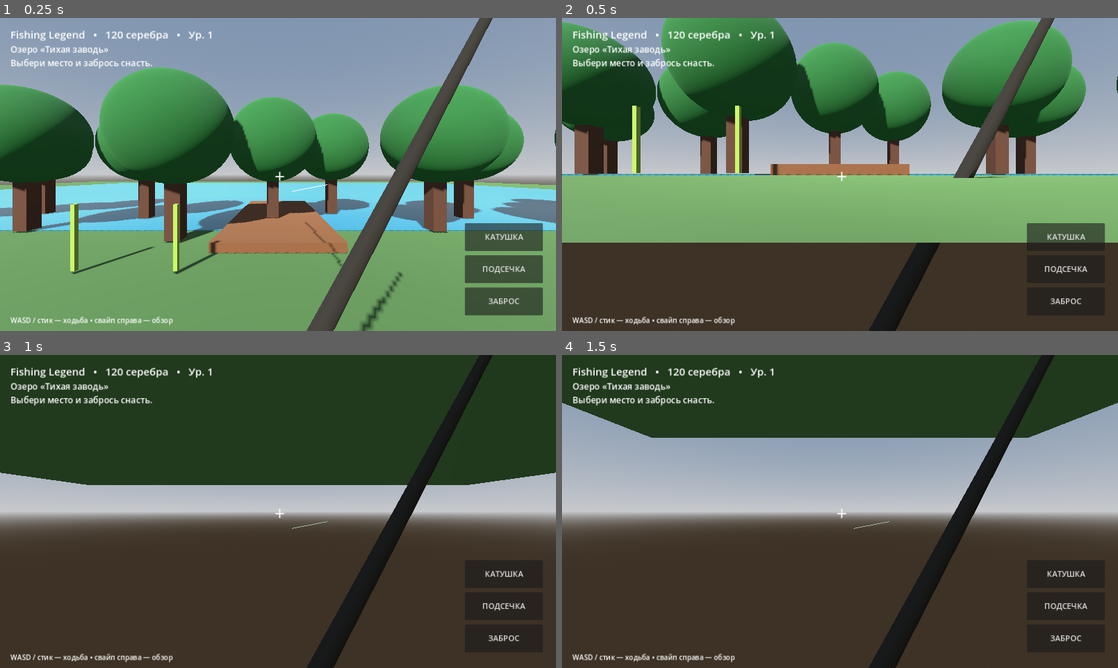
Above: before the commit, frames 1-4 (two rows, left to right).
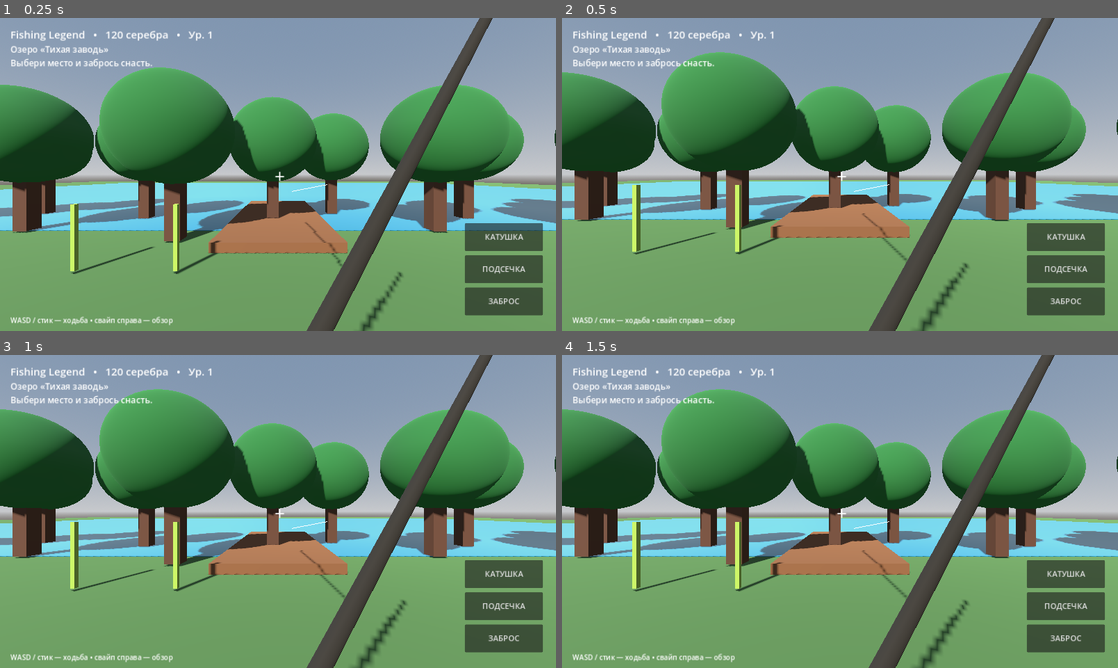
Above: after the commit, the same moments.

Repository: Seryonya00/Fishen
Game: Godot game, scene res://scenes/main.tscn
Two runs of this game, one before a commit and one after it. Both use one fixed random seed, a clock stepped at 60 frames per second and the inputs below.
Inputs (mouse positions are in pixels of both pictures, inside the frame that each line leads up to):
- Up to frame 1 (0.25 s): no input
- Up to frame 2 (0.5 s): no input
- Up to frame 3 (1 s): tap Enter at 0.5 s; move the mouse to (400, 495) at 0.52 s; hold D from 0.53 s (still down); hold Shift from 0.53 s (still down); click (400, 495) at 0.67 s
- Up to frame 4 (1.5 s): release D at 1.25 s; release Shift at 1.25 s; drag from (728, 527) to (812, 574) at 1.27 s

Frame 1 is identical in both runs. In frame 2, 79% of the frame differs, in the area x 0-100%, y 0-100%; in frame 3, 91%; in frame 4, 92%.

Commit message:
Add collision bodies for terrain and world geometry

Diff:
--- a/scripts/main.gd
+++ b/scripts/main.gd
@@ -85,6 +85,15 @@
         mat.transparency = BaseMaterial3D.TRANSPARENCY_ALPHA
     m.material_override = mat
     add_child(m)
+    var body := StaticBody3D.new()
+    body.name = n + "Collision"
+    body.position = pos
+    var collision := CollisionShape3D.new()
+    var shape := BoxShape3D.new()
+    shape.size = size
+    collision.shape = shape
+    body.add_child(collision)
+    add_child(body)
     return m
 
 func _tree(pos: Vector3) -> void:
